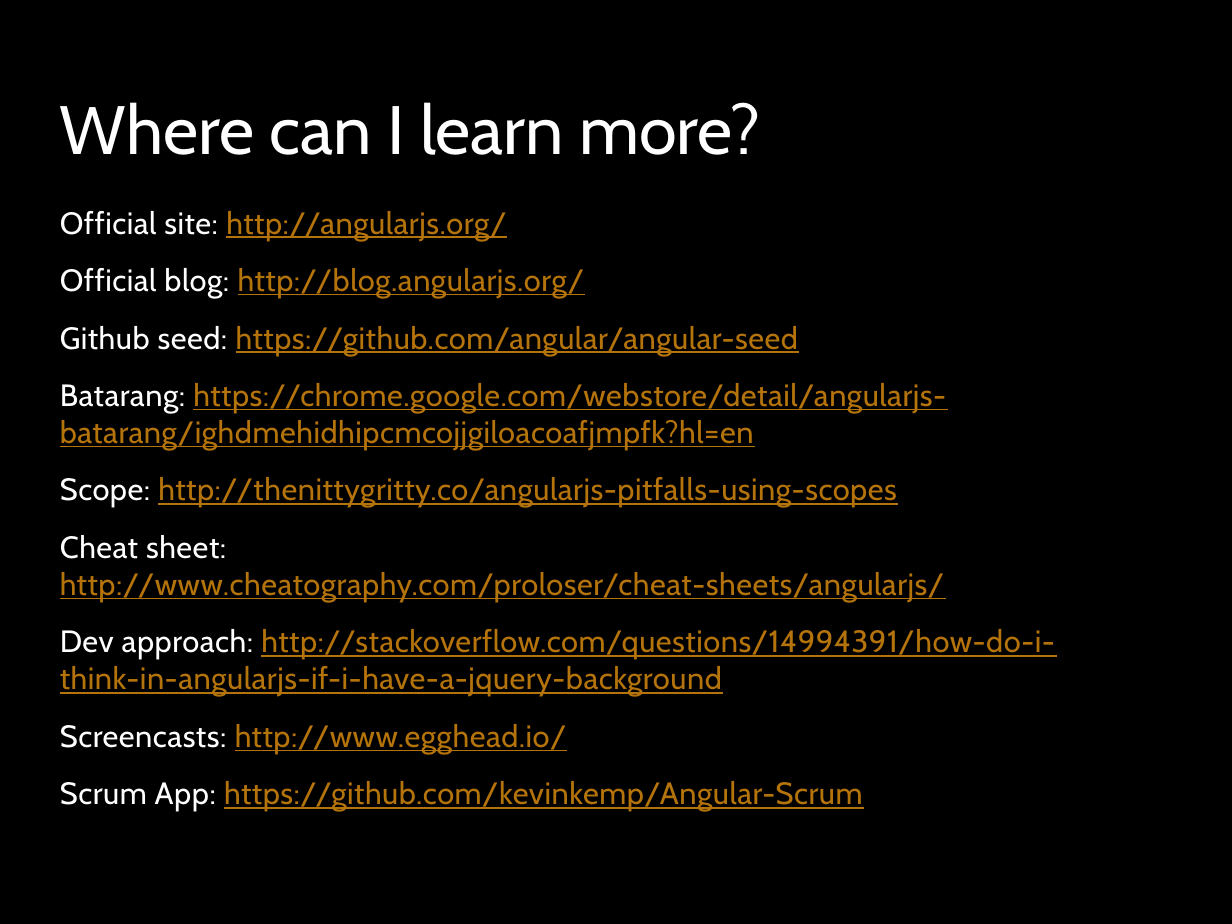
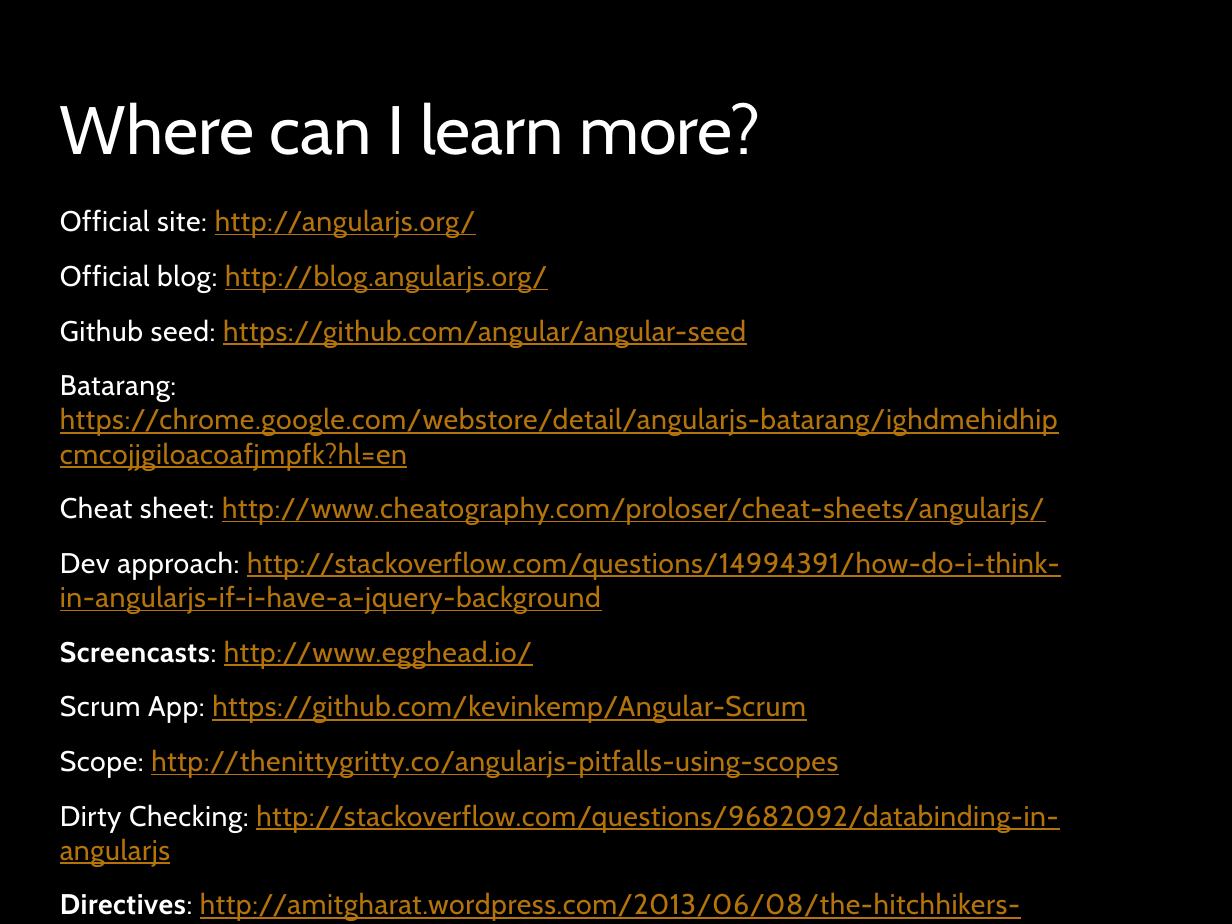
Before and after one commit to kevinkemp/Presentations, a slide deck: slide 12 of angularjs/AngularJS.pptx (slide 11 before the commit). Drawn at 1232x924 pixels with LibreOffice and Linux fonts; fonts in the diff are those of the drawing; background and template pictures are left out. Boxes give left, top, right and bottom in pixels: in the first picture for what was removed or moved away, otherwise in the second. Text is boxed around its words. In the diff, an @@ line names an element or a change of style, - is before the commit and + after.

```diff
--- a/angularjs/AngularJS.pptx
+++ b/angularjs/AngularJS.pptx
@@ text at [60,209,1059,723]: size 18 to 16.6 pt in "Official site: http://angularjs.org/", "Official blog: http://blog.angularjs.org/", "Github seed: https://github.com/angular/angular-seed", "Batarang: https://chrome.google.com/webstore/detail/angularj ..." and 4 more places; bold on in "Screencasts:" @@
@@ text at [60,477,897,507]: paragraph removed @@
-Scope: http://thenittygritty.co/angularjs-pitfalls-using-scopes
@@ text at [60,749,1058,921]: paragraphs added @@
+Scope: http://thenittygritty.co/angularjs-pitfalls-using-scopes
+Dirty Checking: http://stackoverflow.com/questions/9682092/databinding-in-angularjs
+Directives: http://amitgharat.wordpress.com/2013/06/08/the-hitchhikers-guide-to-the-directive/
```
Also in this commit, not shown: 7 other slides changed, 1 slide added.
